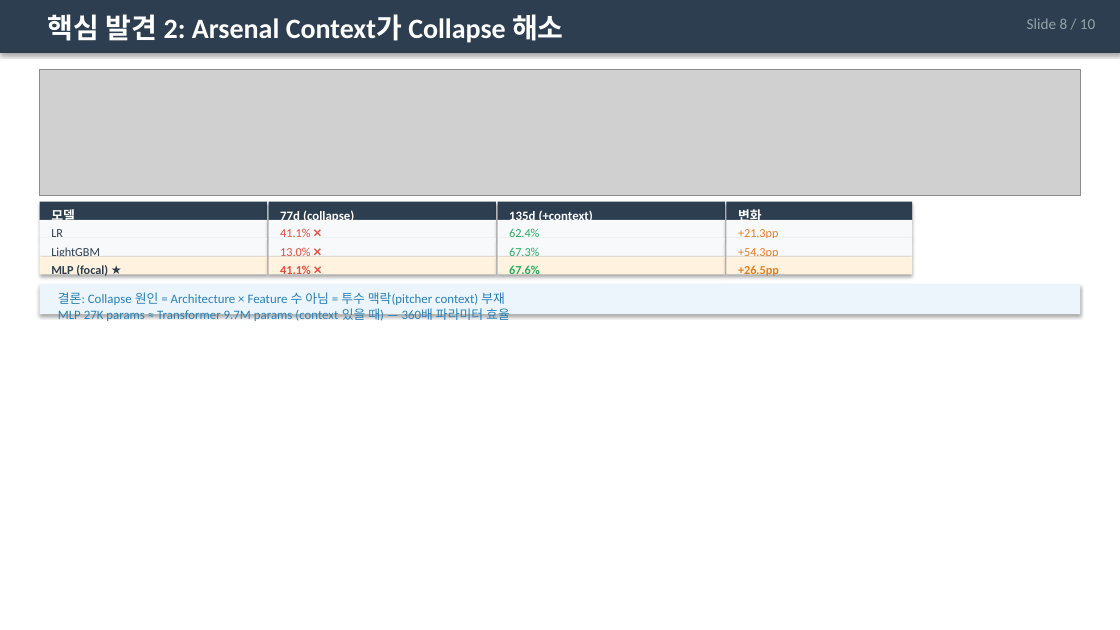
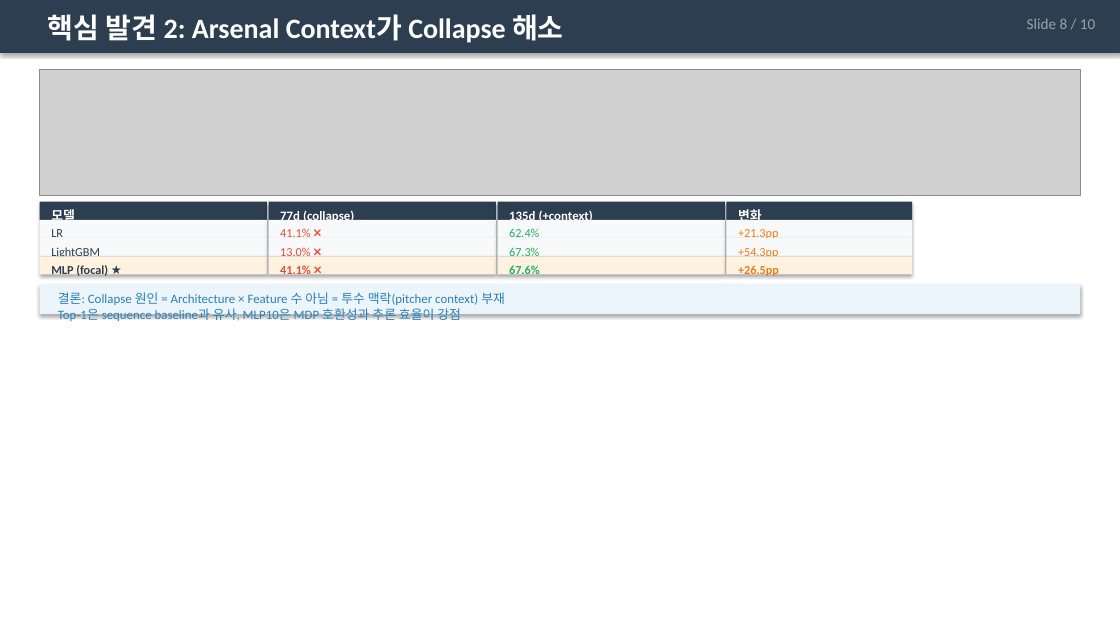
Before and after one commit to Pitcheezy/transition-models, a slide deck: slide 8 of outputs/SmartPitch_TransitionModels_Presentation.pptx. Drawn at 1120x630 pixels with LibreOffice and Linux fonts; fonts in the diff are those of the drawing; grey boxes stand for pictures. Boxes give left, top, right and bottom in pixels: in the first picture for what was removed or moved away, otherwise in the second. Text is boxed around its words. In the diff, an @@ line names an element or a change of style, - is before the commit and + after.

```diff
--- a/outputs/SmartPitch_TransitionModels_Presentation.pptx
+++ b/outputs/SmartPitch_TransitionModels_Presentation.pptx
@@ text at (x1=58, y1=292, x2=505, y2=321): text changed @@
-결론: Collapse 원인 = Architecture × Feature 수 아님 = 투수 맥락(pitcher context) 부재
-MLP 27K params ≈ Transformer 9.7M params (context 있을 때) — 360배 파라미터 효율
+결론: Collapse 원인 = Architecture × Feature 수 아님 = 투수 맥락(pitcher context) 부재
+Top-1은 sequence baseline과 유사, MLP10은 MDP 호환성과 추론 효율이 강점
```
Also in this commit, not shown: 5 other slides changed, 4 other files.
